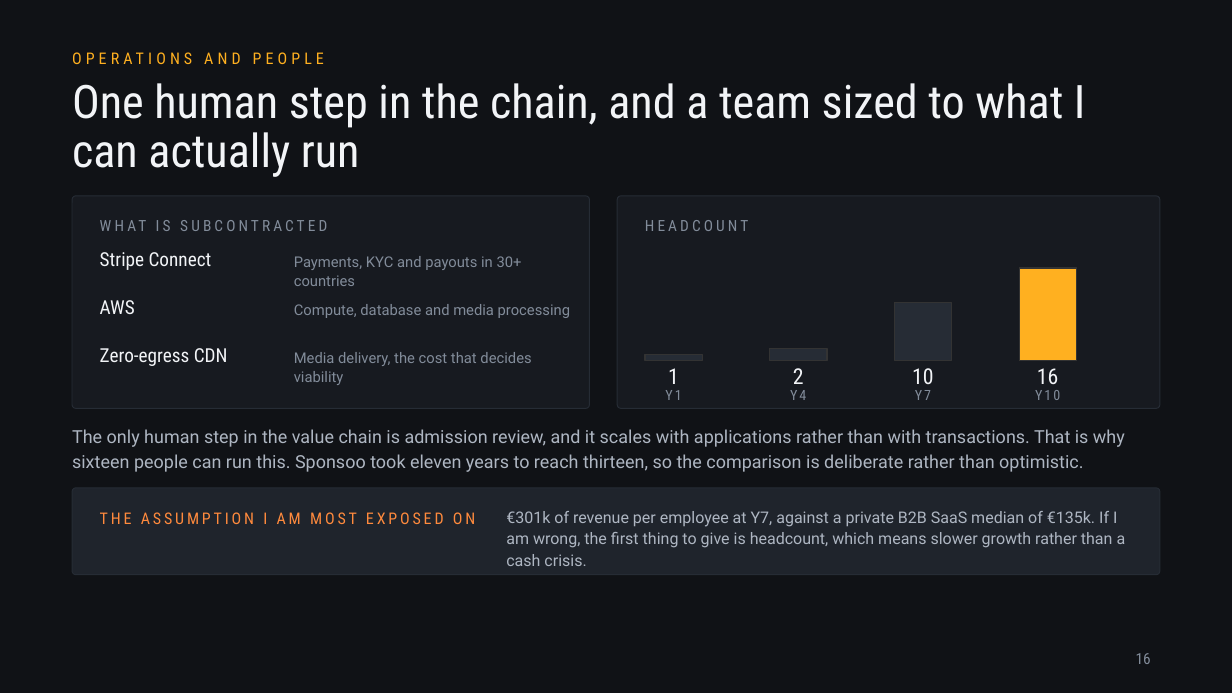
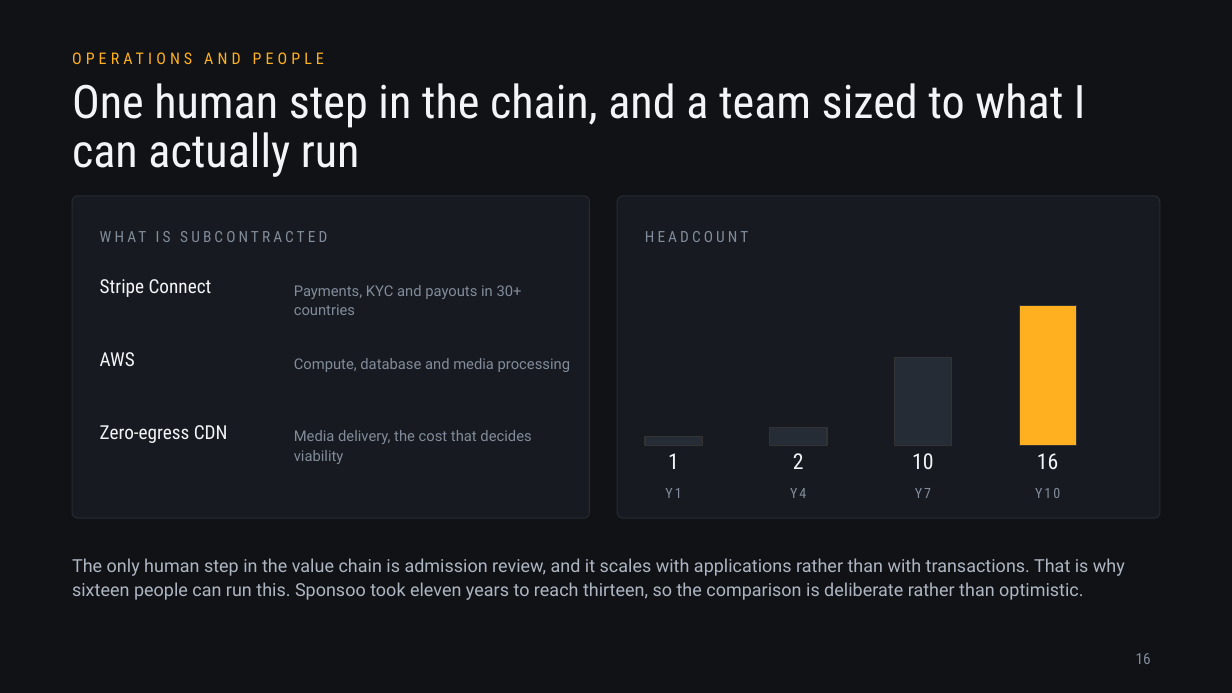
Before and after one commit to jadzoghaib/stride, a slide deck: slide 16 of deck/Stride_Pitch_Deck.pptx. Drawn at 1232x693 pixels with LibreOffice and Linux fonts; fonts in the diff are those of the drawing. Boxes give left, top, right and bottom in pixels: in the first picture for what was removed or moved away, otherwise in the second. Text is boxed around its words. In the diff, an @@ line names an element or a change of style, - is before the commit and + after.

```diff
--- a/deck/Stride_Pitch_Deck.pptx
+++ b/deck/Stride_Pitch_Deck.pptx
@@ rounded rectangle: place and size @@
-rounded rectangle at <box>72,196,590,409</box>
+rounded rectangle at <box>72,196,590,518</box>
@@ rounded rectangle: place and size @@
-rounded rectangle at <box>617,196,1160,409</box>
+rounded rectangle at <box>617,196,1160,518</box>
@@ text "WHAT IS SUBCONTRACTED" rewrapped from <box>100,216,562,240</box> to <box>100,226,562,262</box> @@
@@ text "HEADCOUNT": place and size @@
-text "HEADCOUNT" at <box>645,220,748,231</box>
+text "HEADCOUNT" at <box>645,231,748,242</box>
@@ text "Stripe Connect": place and size @@
-text "Stripe Connect" at <box>100,252,212,270</box>
+text "Stripe Connect" at <box>100,279,212,297</box>
@@ text "Payments, KYC and payouts in ...": place and size @@
-text "Payments, KYC and payouts in ..." at <box>294,256,522,286</box>
+text "Payments, KYC and payouts in ..." at <box>294,285,522,315</box>
@@ rectangle: place and size @@
-rectangle at <box>1019,268,1077,360</box>
+rectangle at <box>1019,305,1077,445</box>
@@ text "AWS": place and size @@
-text "AWS" at <box>100,300,135,314</box>
+text "AWS" at <box>100,352,135,366</box>
@@ text "Compute, database and media processing": place and size @@
-text "Compute, database and media processing" at <box>294,304,570,318</box>
+text "Compute, database and media processing" at <box>294,358,570,372</box>
@@ rectangle: place and size @@
-rectangle at <box>895,302,952,360</box>
+rectangle at <box>895,358,952,445</box>
@@ text "Zero-egress CDN": place and size @@
-text "Zero-egress CDN" at <box>100,348,228,366</box>
+text "Zero-egress CDN" at <box>100,425,228,443</box>
@@ text "Media delivery, the cost that ...": place and size @@
-text "Media delivery, the cost that ..." at <box>294,352,531,385</box>
+text "Media delivery, the cost that ..." at <box>294,430,531,464</box>
@@ text "1": place and size @@
-text "1" at <box>668,368,679,384</box>
+text "1" at <box>668,453,679,469</box>
@@ rectangle: place and size @@
-rectangle at <box>645,355,702,360</box>
+rectangle at <box>645,436,702,445</box>
@@ text "2": place and size @@
-text "2" at <box>793,368,804,384</box>
+text "2" at <box>793,453,804,469</box>
@@ rectangle: place and size @@
-rectangle at <box>770,348,827,360</box>
+rectangle at <box>770,428,827,445</box>
@@ text "10": place and size @@
-text "10" at <box>912,368,934,384</box>
+text "10" at <box>912,453,934,469</box>
@@ text "16": place and size @@
-text "16" at <box>1037,368,1059,384</box>
+text "16" at <box>1037,453,1059,469</box>
@@ rounded rectangle removed at <box>72,488,1160,575</box> @@
@@ text "Y1": place and size @@
-text "Y1" at <box>665,390,681,400</box>
+text "Y1" at <box>665,488,681,498</box>
@@ text "Y4": place and size @@
-text "Y4" at <box>790,390,806,400</box>
+text "Y4" at <box>790,488,806,498</box>
@@ text "Y7": place and size @@
-text "Y7" at <box>915,390,931,400</box>
+text "Y7" at <box>915,488,931,498</box>
@@ text "Y10": place and size @@
-text "Y10" at <box>1035,390,1060,400</box>
+text "Y10" at <box>1035,488,1060,498</box>
@@ text removed at <box>100,512,475,524</box> @@
-THE ASSUMPTION I AM MOST EXPOSED ON
@@ text removed at <box>506,511,1126,566</box> @@
-€301k of revenue per employee at Y7, against a private B2B SaaS median of €135k. If I am wrong, the first thing to give is headcount, which means slower growth rather than a cash crisis.
@@ text "The only human step in ...": place and size @@
-text "The only human step in ..." at <box>72,429,1125,472</box>
+text "The only human step in ..." at <box>72,558,1125,600</box>
```
Also in this commit, not shown: 6 other slides changed, 1 slide added, 1 slide removed, 2 other files.
